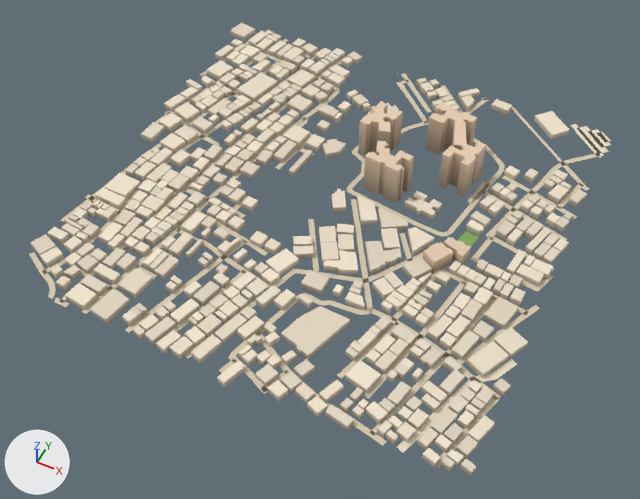
Before and after pictures for a commit that changed the glTF model public/assets/bengaluru-region-v1/tiles/t-11_-12-l0.glb.
Before and after are seen from a 50 mm camera at (-4949.0, -6381.0, 704.0) aimed at (-5239.0, -5802.0, -21.0). The lights are fixed; the arrows at lower left show +X, +Y and +Z. The picture after the commit comes second. Vertices at exactly the same position are counted once.

Names of what the first picture shows: 'building', 'ground'.
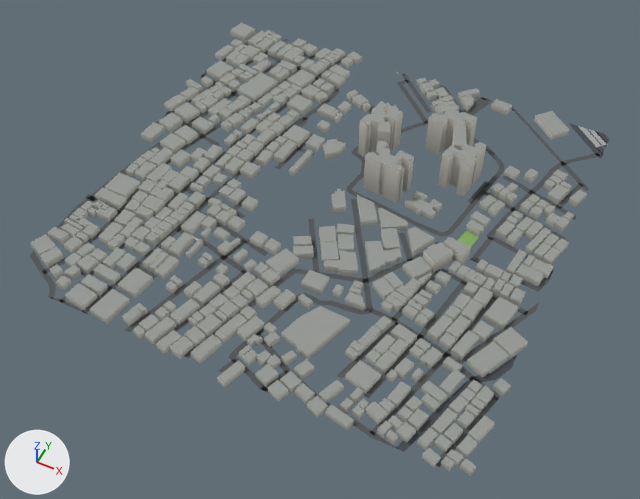
What differs and where, as boxes [x1, y1, x2, y2] in the pictures (640 x 499 px; the box of a moved part takes in the faces that stretch with it):
'ground', reshaped
    before: [29, 39, 611, 468]
    after: [30, 39, 609, 467]
part 1 of me_building, recoloured (darker)
    both: [30, 23, 587, 475]
part 2 of me_ground, rebuilt
    before: [465, 99, 488, 114]
    after: [460, 97, 493, 115]
part 3 of me_ground, rebuilt
    before: [599, 132, 611, 143]
    after: [595, 131, 609, 144]
part 4 of me_ground, rebuilt (8% narrower)
    before: [579, 126, 604, 148]
    after: [578, 126, 601, 147]
part 5 of me_ground, rebuilt
    before: [596, 146, 609, 153]
    after: [597, 146, 605, 155]
part 6 of me_ground, rebuilt (17% narrower)
    before: [588, 129, 610, 146]
    after: [589, 129, 607, 145]
part 7 of me_ground, added
    after: [56, 93, 235, 228]
part 8 of me_ground, moved or reshaped
    before: [29, 39, 611, 468]
    after: [30, 39, 607, 467]
part 9 of me_ground, recoloured
    both: [31, 39, 602, 467]

The change, as a diff of the scene's bpy script:
```diff
--- a/public/assets/bengaluru-region-v1/tiles/t-11_-12-l0.glb.py
+++ b/public/assets/bengaluru-region-v1/tiles/t-11_-12-l0.glb.py
@@ me_building @@
 # used by ob_building; location = (-5500.0, -6000.0, 0.0)
-me_building.from_pydata(...)  # 4210 vertices, 5395 faces; spans x -13.0..506.0, y -13.0..507.0, z 0.0..48.0
+me_building.from_pydata(...)  # 4210 vertices, 6572 faces; spans x -13.0..506.0, y -13.0..507.0, z 0.0..48.0
+# me_building part 1: 5395 kept faces spanning x -13.0..506.0, y -13.0..507.0, z 0.0..48.0 get new vertex colours
 me_building.materials.append(mat_building)
@@ me_ground @@
 # used by ob_ground; location = (-5500.0, -6000.0, 0.0)
-me_ground.from_pydata(...)  # 923 vertices, 735 faces; spans x -3.0..505.0, y -3.0..505.0, z 1.0
+me_ground.from_pydata(...)  # 941 vertices, 751 faces; spans x 0.0..500.0, y 0.0..500.0, z 1.0
+# me_ground part 2: the loose piece of 8 vertices spanning x 327.0..347.0, y 454.0..501.0, z 1.0 is rebuilt with 8 vertices and now spans x 322.0..352.0, y 453.0..500.0, z 1.0
+# me_ground part 3: the loose piece of 4 vertices spanning x 483.0..503.0, y 485.0..503.0, z 1.0 is rebuilt with 4 vertices and now spans x 480.0..500.0, y 482.0..500.0, z 1.0
+# me_ground part 4: the loose piece of 4 vertices spanning x 460.0..497.0, y 469.0..505.0, z 1.0 is rebuilt with 6 vertices and now spans x 459.0..494.0, y 471.0..500.0, z 1.0
+# me_ground part 5: the loose piece of 4 vertices spanning x 487.0..505.0, y 461.0..479.0, z 1.0 is rebuilt with 4 vertices and now spans x 490.0..500.0, y 461.0..476.0, z 1.0
+# me_ground part 6: the loose piece of 4 vertices spanning x 473.0..503.0, y 475.0..505.0, z 1.0 is rebuilt with 5 vertices and now spans x 473.0..500.0, y 478.0..500.0, z 1.0
+# me_ground part 7: a new loose piece of 24 vertices spanning x 0.0..60.0, y 66.0..368.0, z 1.0, in mat_ground
+# me_ground part 8: 78 vertices moved from x -3.0..504.0, y -3.0..503.0, z 1.0 to x 0.0..500.0, y 0.0..500.0, z 1.0; 66 vertices removed from x -3.0..505.0, y -3.0..502.0, z 1.0; 57 vertices added at x 0.0..500.0, y 0.0..500.0, z 1.0
+# me_ground part 9: 643 kept faces spanning x 0.0..500.0, y 0.0..500.0, z 1.0 get new vertex colours; the middle colour goes from beige #d7c9ae to dark grey #535556
 me_ground.materials.append(mat_ground)
```
